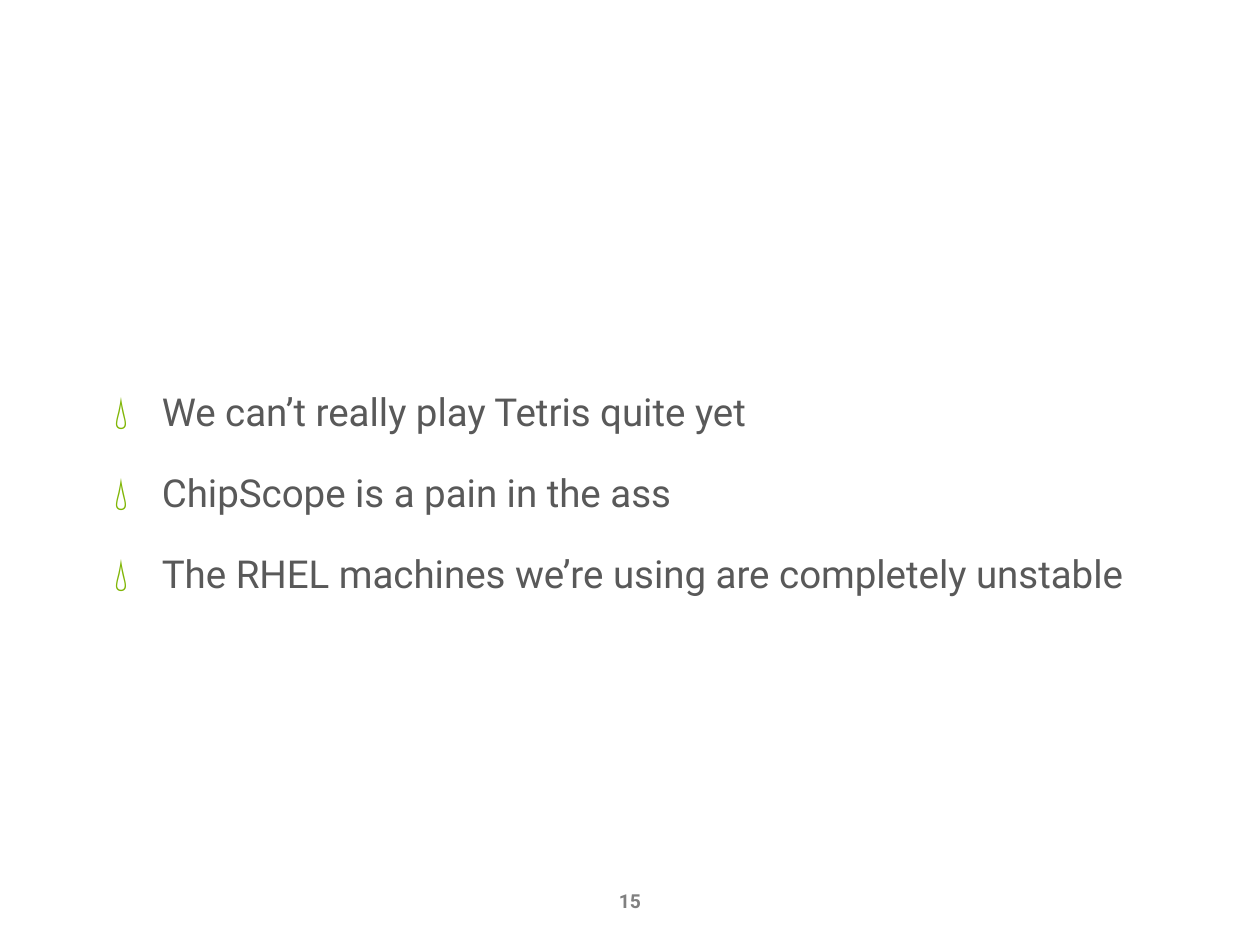
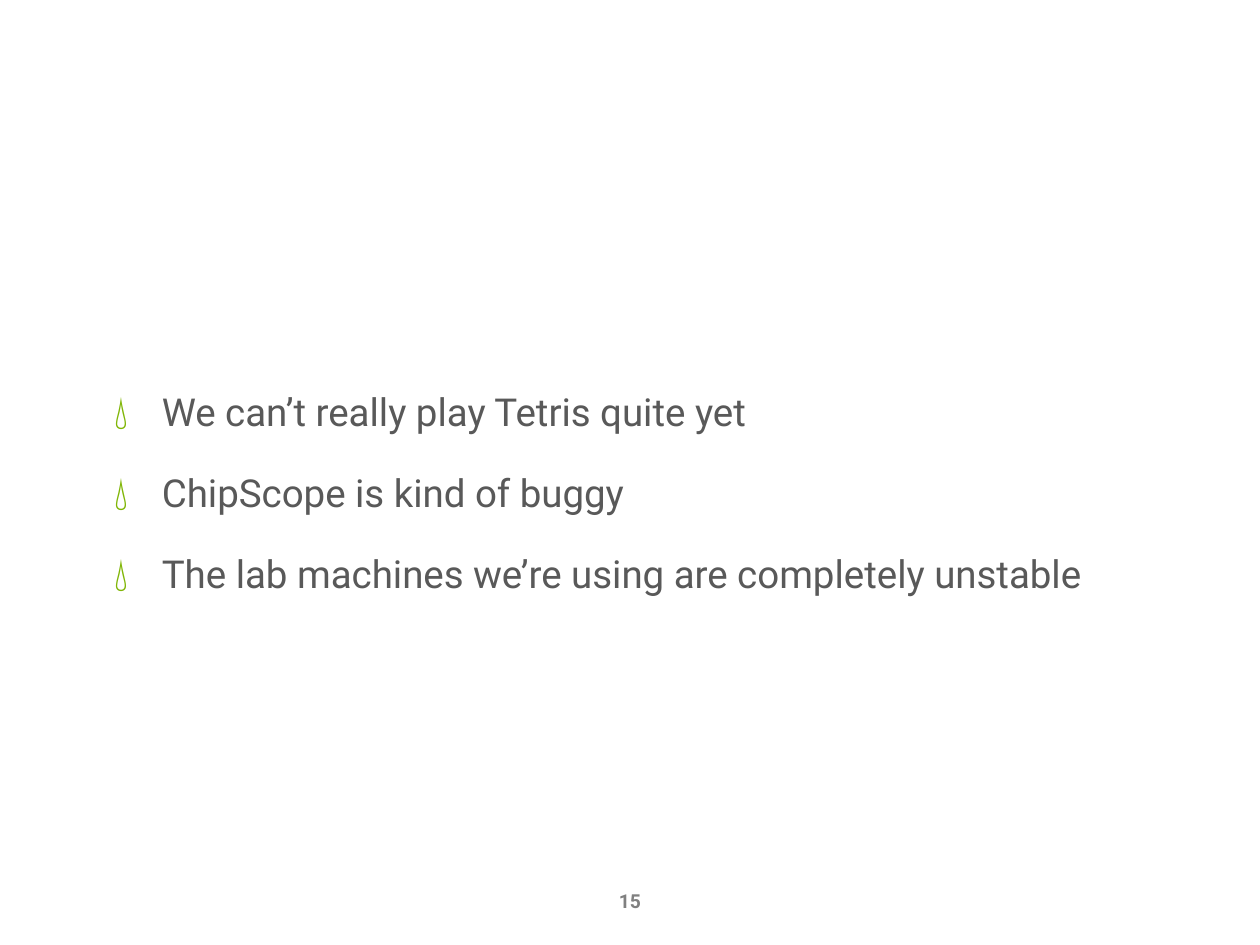
Before and after one commit to nightslide7/Gameboy, a slide deck: slide 15 of Meerkats_Presentation.pptx. Drawn at 1260x945 pixels with LibreOffice and Linux fonts; fonts in the diff are those of the drawing; background and template pictures are left out. Boxes give left, top, right and bottom in pixels: in the first picture for what was removed or moved away, otherwise in the second. Text is boxed around its words. In the diff, an @@ line names an element or a change of style, - is before the commit and + after.

```diff
--- a/Meerkats_Presentation.pptx
+++ b/Meerkats_Presentation.pptx
@@ text at (x1=162, y1=478, x2=1081, y2=596): text changed @@
-💧 ChipScope is a pain in the ass
-💧 The RHEL machines we’re using are completely unstable
+💧 ChipScope is kind of buggy
+💧 The lab machines we’re using are completely unstable
```
Also in this commit, not shown: 2 other slides changed, 4 other files.
